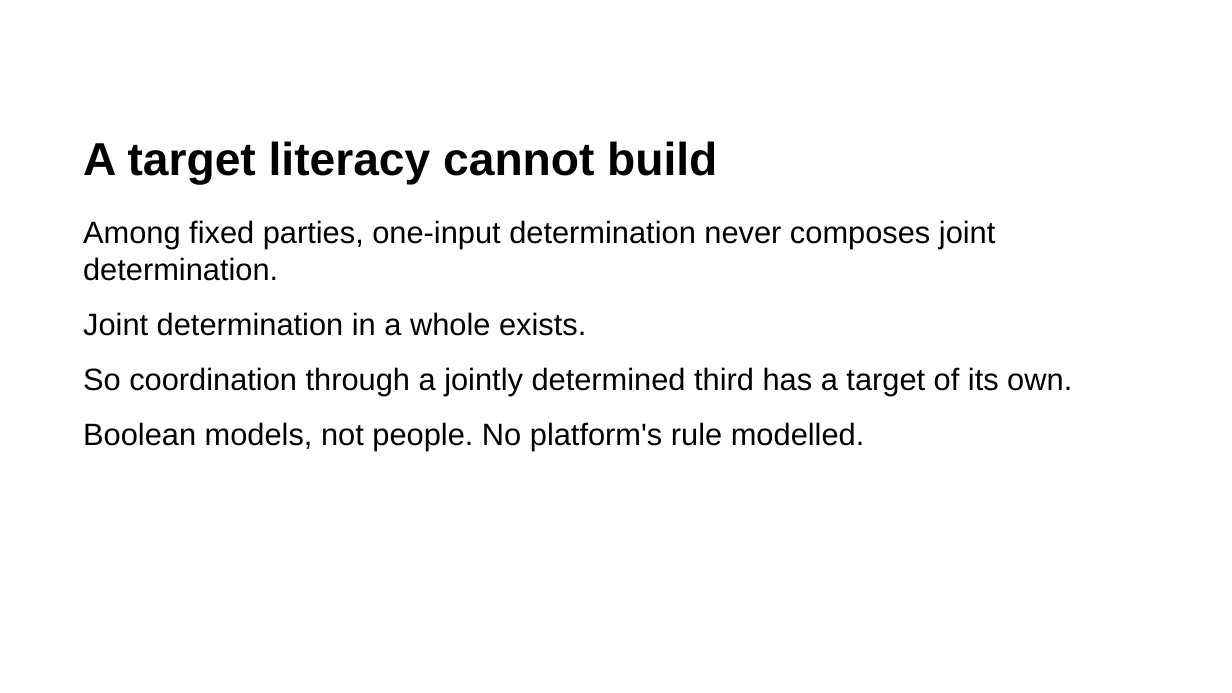
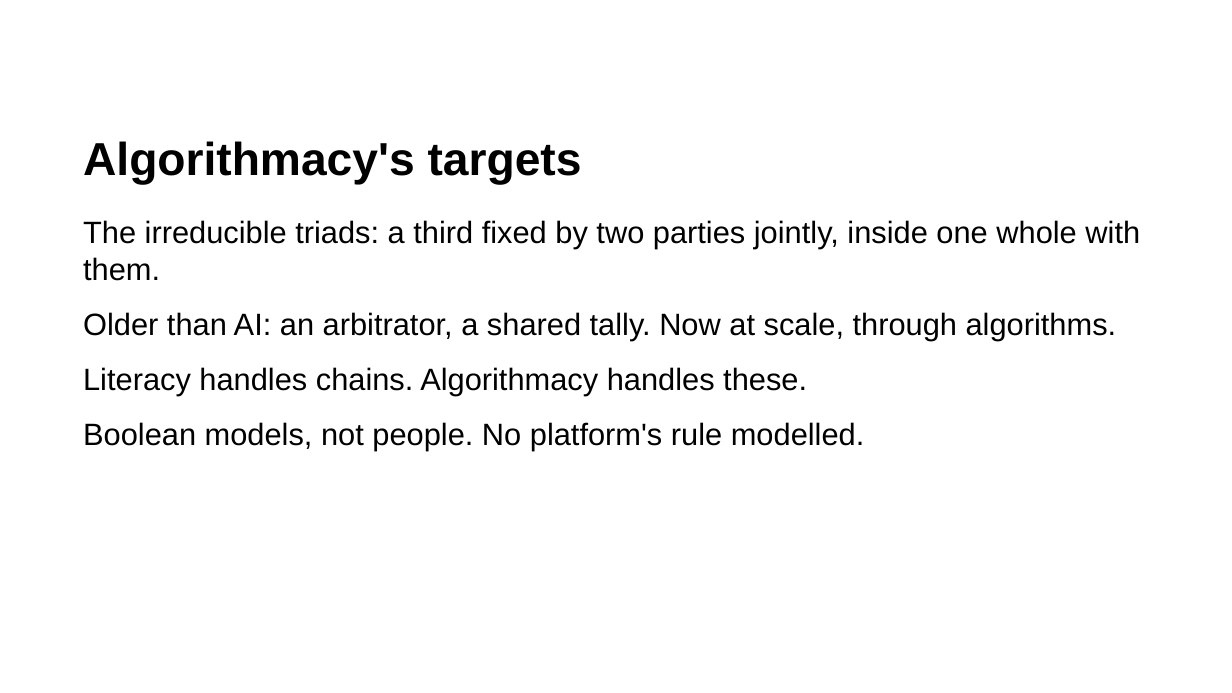
Before and after one commit to rogerSuperBuilderAlpha/algorithmacy-lab, a slide deck: slide 18 of submissions/triadic_reduction/talk/deck.pptx (slide 16 before the commit). Drawn at 1232x693 pixels with LibreOffice and Linux fonts; fonts in the diff are those of the drawing. Boxes give left, top, right and bottom in pixels: in the first picture for what was removed or moved away, otherwise in the second. Text is boxed around its words. In the diff, an @@ line names an element or a change of style, - is before the commit and + after.

```diff
--- a/submissions/triadic_reduction/talk/deck.pptx
+++ b/submissions/triadic_reduction/talk/deck.pptx
@@ text at (83,141,582,185): text changed @@
-A target literacy cannot build
+Algorithmacy's targets
@@ text at (83,220,1140,395): text changed @@
-Among fixed parties, one-input determination never composes joint determination.
-Joint determination in a whole exists.
-So coordination through a jointly determined third has a target of its own.
+The irreducible triads: a third fixed by two parties jointly, inside one whole with them.
+Older than AI: an arbitrator, a shared tally. Now at scale, through algorithms.
+Literacy handles chains. Algorithmacy handles these.
```
Also in this commit, not shown: 10 other slides changed, 6 slides added, 4 slides removed, 5 other files.
